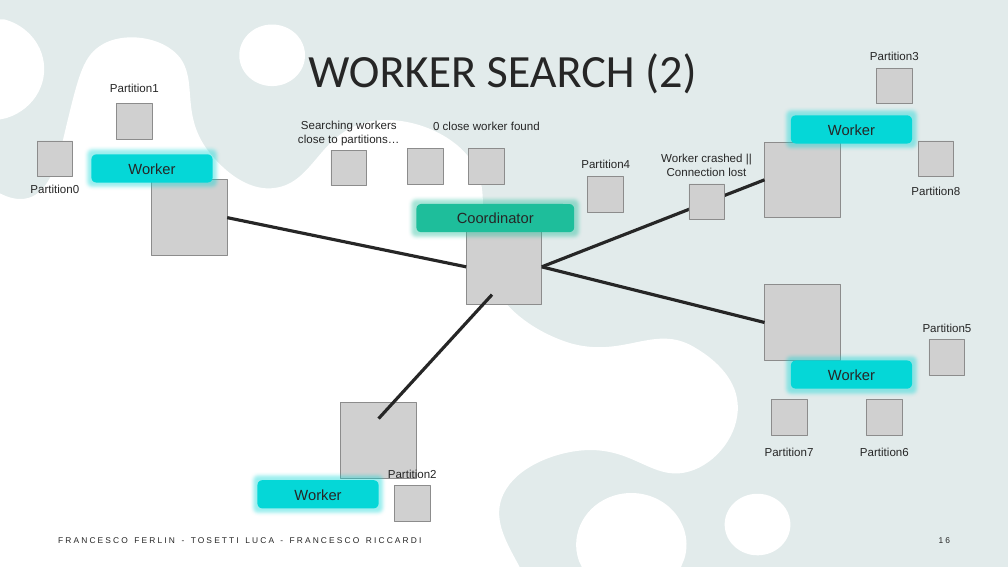
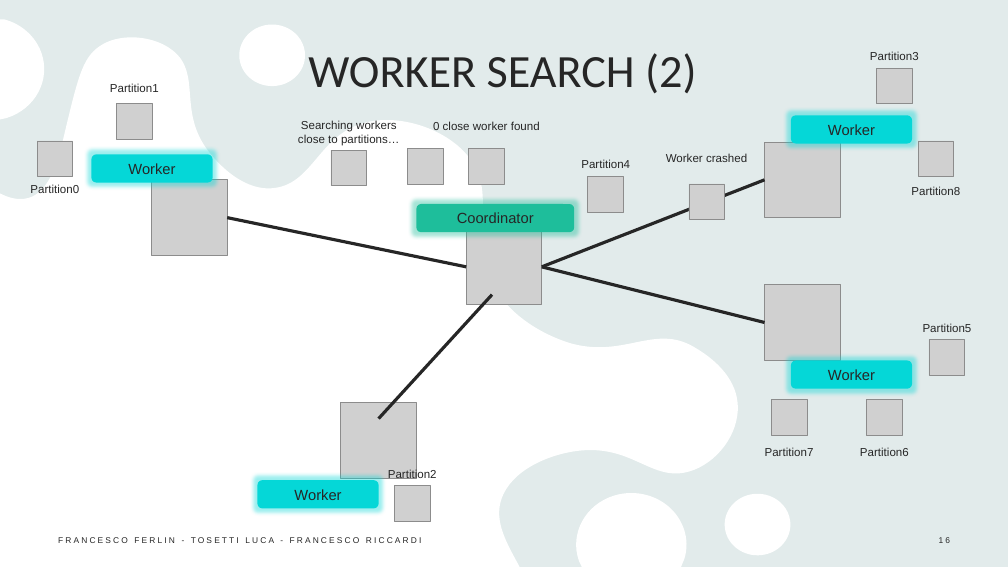
Before and after one commit to Furrrlo/dataflow-platform, a slide deck: slide 16 of DATAFLOW-PLATFORM.pptx. Drawn at 1008x567 pixels with LibreOffice and Linux fonts; fonts in the diff are those of the drawing; grey boxes stand for pictures. Boxes give left, top, right and bottom in pixels: in the first picture for what was removed or moved away, otherwise in the second. Text is boxed around its words. In the diff, an @@ line names an element or a change of style, - is before the commit and + after.

```diff
--- a/DATAFLOW-PLATFORM.pptx
+++ b/DATAFLOW-PLATFORM.pptx
@@ text at <box>666,153,747,162</box>: text changed @@
-Worker crashed || Connection lost
+Worker crashed
```
Also in this commit, not shown: 10 other slides changed.
